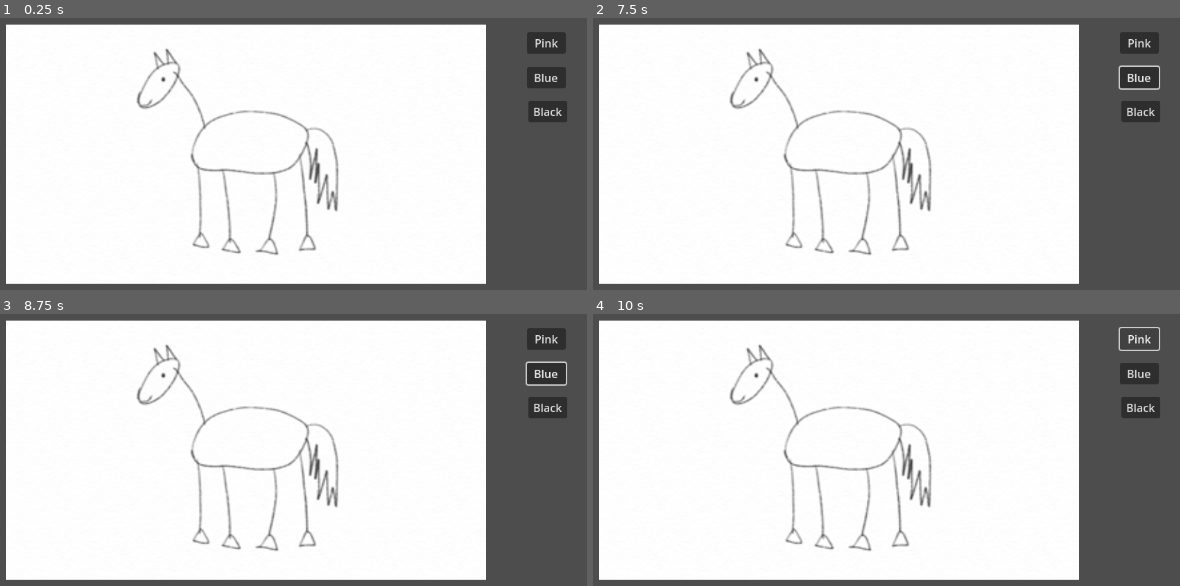
Above: before the commit, frames 1-4 (two rows, left to right).
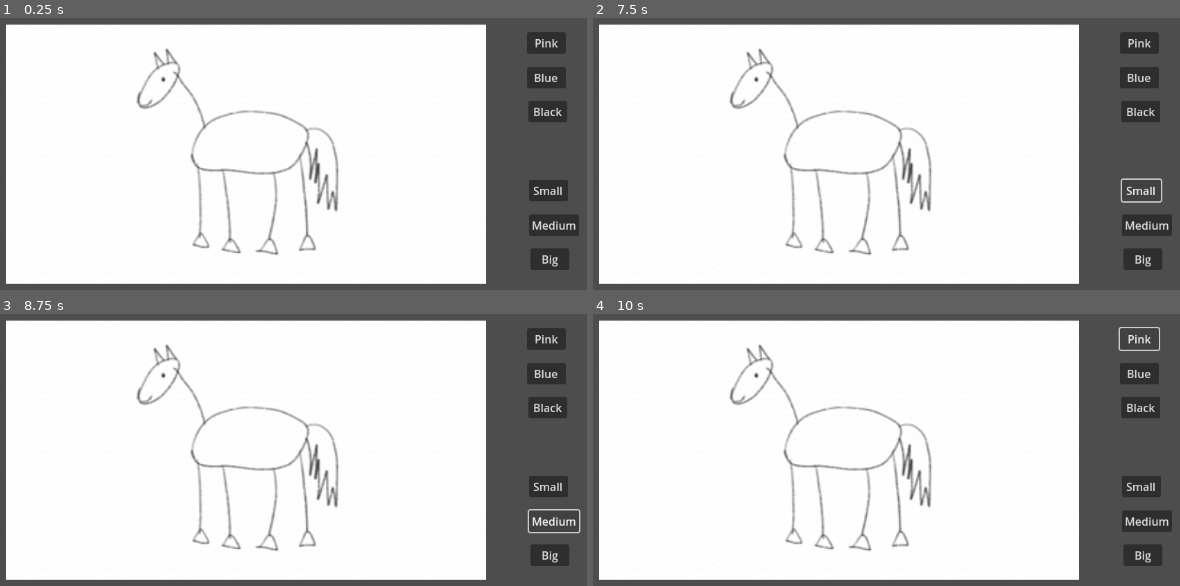
Above: after the commit, the same moments.

Repository: jtorbett23/WildJam68
Game: Godot game, scene res://main.tscn
Same seed, same stepped clock (60 frames per second), same inputs: the game is played once before the commit and once after it.
Inputs (mouse positions are in pixels of both pictures, inside the frame that each line leads up to):
- Up to frame 1 (0.25 s): no input
- Up to frame 2 (7.5 s): click (1138, 189) at 0.5 s, where only the run after the commit has a clickable "Small"; click (1144, 224) at 1.25 s, where only the run after the commit has a clickable "Medium"; click (1144, 260) at 2 s, where only the run after the commit has a clickable "Big"; click "Pink" at 2.75 s; click "Black" at 3.5 s; click "Blue" at 4.25 s; click "Pink" at 5 s; click "Black" at 5.75 s; click "Blue" at 6.5 s; click (1138, 189) at 7.25 s, where only the run after the commit has a clickable "Small"
- Up to frame 3 (8.75 s): click (551, 520) at 8 s, where only the run after the commit has a clickable "Medium"
- Up to frame 4 (10 s): click (1144, 556) at 8.75 s, where only the run after the commit has a clickable "Big"; click "Pink" at 9.5 s

The runs differ from the first frame. In frame 1, 1.6% of the frame differs, in the area x 90-99%, y 59-93%; in frame 2, 1.4%; in frame 3, 1.4%; in frame 4, 1.6%.

Commit message:
add size changing

Diff:
--- a/draw.gd
+++ b/draw.gd
@@ -10,6 +10,9 @@
 
 @onready var colours : Node2D = $Colours
 
+
+@onready var sizes : Node2D = $Sizes
+
 func _draw():
 	for data in draw_data:
 		draw_circle(data.pos, data.radius, data.colour)
@@ -18,6 +21,9 @@
 func _ready():
 	for child : Button in colours.get_children():
 		child.connect("pressed", change_colour.bind(child.name))
+
+	for child : Button in sizes.get_children():
+		child.connect("pressed", change_size.bind(child.name))
 
 	var background : Sprite2D = $"Background"
 	var background_size = background.get_rect().size * background.transform.get_scale()
@@ -34,6 +40,14 @@
 		colour = Color.PINK
 	elif _colour_name == "Blue":
 		colour = Color.BLUE
+
+func change_size(_radius_size):
+	if _radius_size == "Small":
+		radius = 10
+	elif _radius_size == "Medium":
+		radius = 20
+	elif _radius_size == "Big":
+		radius = 40
 
 func is_on_canvas(mouse_pos) -> bool:
 	#within min
--- a/main.tscn
+++ b/main.tscn
@@ -46,3 +46,28 @@
 offset_right = 1009.0
 offset_bottom = 191.0
 text = "Blue"
+
+[node name="Sizes" type="Node2D" parent="Draw"]
+position = Vector2(3, 213)
+
+[node name="Small" type="Button" parent="Draw/Sizes"]
+offset_left = 953.0
+offset_top = 110.0
+offset_right = 1009.0
+offset_bottom = 141.0
+text = "Small
+"
+
+[node name="Medium" type="Button" parent="Draw/Sizes"]
+offset_left = 953.0
+offset_top = 160.0
+offset_right = 1025.0
+offset_bottom = 191.0
+text = "Medium"
+
+[node name="Big" type="Button" parent="Draw/Sizes"]
+offset_left = 955.0
+offset_top = 209.0
+offset_right = 1011.0
+offset_bottom = 240.0
+text = "Big"
